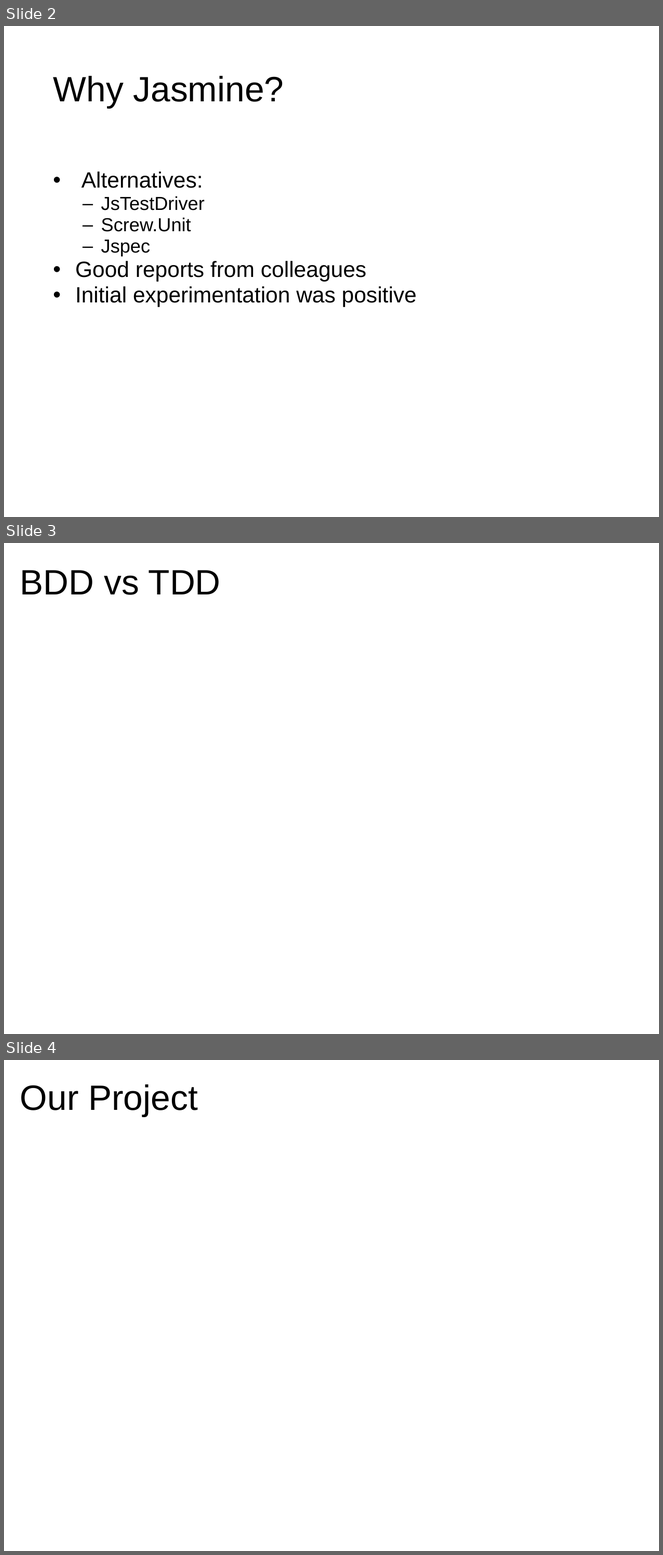
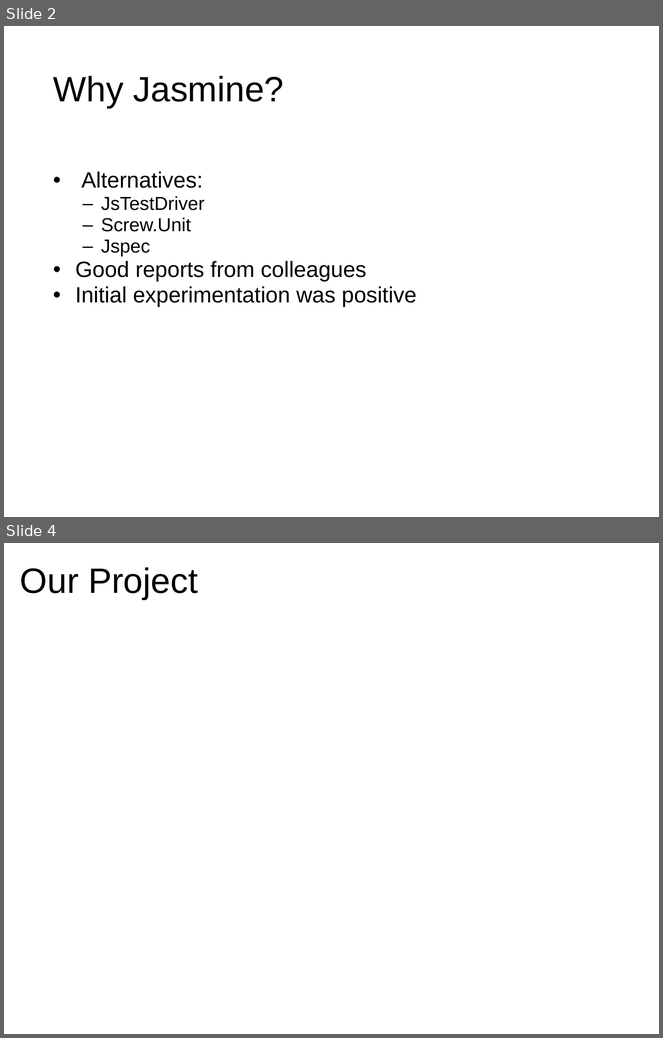
Before and after one commit to jomontanari/JasmineBowlingGame, a slide deck: TestingJavaScript_with_Jasmine.ppt. Shown one above the other, each under a label of ours: slides 2, 3 and 4 before the commit, slides 2 and 4 after it; the slides between them are not shown. The pictures are 663x1555 and 663x1038 pixels, drawn with LibreOffice and Linux fonts; fonts in the diff are those of the drawing. Boxes give left, top, right and bottom in pixels: in the first picture for what was removed or moved away, otherwise in the second. Text is boxed around its words. In the diff, an @@ line names an element or a change of style, - is before the commit and + after.

```diff
--- a/TestingJavaScript_with_Jasmine.ppt
+++ b/TestingJavaScript_with_Jasmine.ppt
@@ slide 3 removed at (4,543,659,1034), background #FFFFFF @@
@@ title removed at (20,570,221,595) @@
-BDD vs TDD
```
Also in this commit, not shown: 1 slide added.
